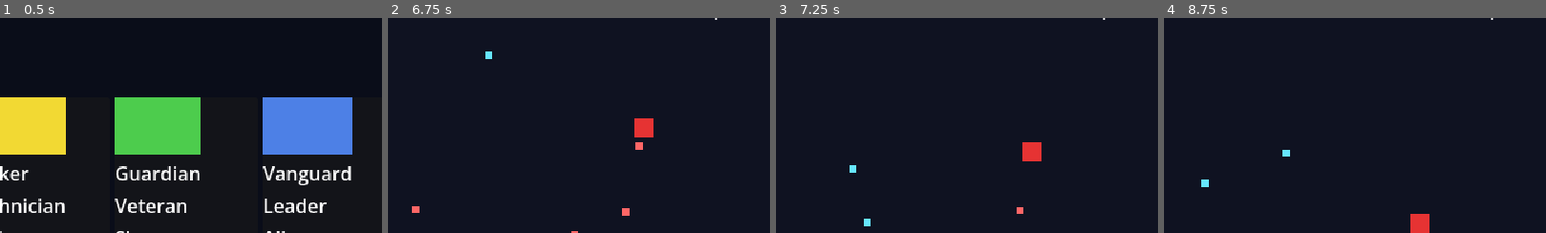
Above: before the commit, frames 1-4 (left to right).
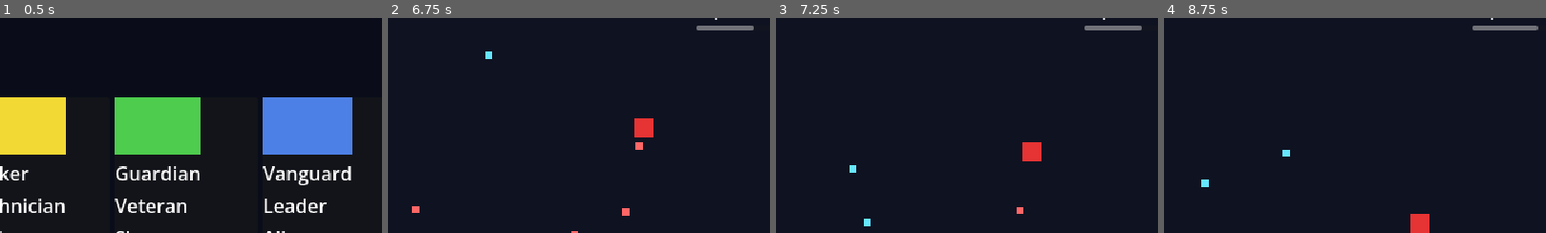
Above: after the commit, the same moments.

Repository: Funfetsunk/terra-intercept
Game: Godot game, scene res://scenes/menus/ship_select.tscn
Same seed, same stepped clock (60 frames per second), same inputs: the game is played once before the commit and once after it.
Inputs (mouse positions are % of the whole screen's width and height, from its top left):
- Up to frame 1 (0.5 s): no input
- Up to frame 2 (6.75 s): click (21, 58) at 0.5 s; tap Enter (ui_accept) at 1.25, 1.52, 4.52 s; move the mouse to (72, 45) at 1.27 s; hold D (p1_move_right) 1.28-2 s; click (72, 45) at 1.35 s; drag from (30, 55) to (65, 83) at 2.02 s; move the mouse to (60, 28) at 2.77 s; hold D (p1_move_right) 2.78-3.5 s; right-click (60, 28) at 2.85 s; drag from (45, 70) to (31, 27) at 3.52 s; move the mouse to (80, 65) at 4.27 s; hold A (p1_move_left) 4.28-5 s; tap Q (p1_squad_prev) at 4.35 s; drag from (20, 35) to (35, 25) at 5.02 s; move the mouse to (55, 50) at 5.77 s; hold S (p1_move_down) 5.78-6.5 s; hold Shift (p1_focus) 5.78-6.5 s; click (55, 50) at 5.92 s; drag from (35, 25) to (30, 55) at 6.52 s
- Up to frame 3 (7.25 s): no input
- Up to frame 4 (8.75 s): move the mouse to (72, 45) at 7.27 s; hold W (p1_move_up) 7.28-8 s; tap E (p1_squad_next) at 7.35 s; tap Enter (ui_accept) at 7.52 s; drag from (30, 55) to (69, 55) at 8.02 s
The pictures show only the part of the screen within x 35-85%, y 15-65%; the shares and areas given below are measured in that part.

Frame 1 is identical in both runs. In frame 2, 0.3% of the frame differs, in the area x 80-96%, y 3-6%; in frame 3, 0.3%; in frame 4, 0.4%, in the area x 80-98%, y 3-6%.

Commit message:
Show special charge progress sliver in HUD
The special had no time-based cooldown at all -- pressing it while at
0 charges silently did nothing, which read as inconsistent since
nothing on screen showed how close the next charge was. PlayerShip
now emits special_progress_changed with the fractional 0-1 progress
toward the next charge, and the HUD renders it as a thin ProgressBar
under the charge count.

Co-Authored-By: Claude Sonnet 5 <noreply@anthropic.com>
Claude-Session: https://claude.ai/code/session_01Nh3aPMJzmkSArqwMqRdZHh

Diff:
--- a/scenes/hud/hud.gd
+++ b/scenes/hud/hud.gd
@@ -5,6 +5,7 @@
 @onready var _hull_bar: ProgressBar = $HUDRoot/LeftPanel/HullBar
 @onready var _focus_bar: ProgressBar = $HUDRoot/LeftPanel/FocusBar
 @onready var _special_label: Label = $HUDRoot/RightPanel/SpecialChargesLabel
+@onready var _special_progress_bar: ProgressBar = $HUDRoot/RightPanel/SpecialProgressBar
 @onready var _squad_label: Label = $HUDRoot/RightPanel/SquadLabel
 
 var _game_state: Node = null
@@ -14,6 +15,7 @@
 	player.hull_changed.connect(_on_hull_changed)
 	player.focus_changed.connect(_on_focus_changed)
 	player.special_charges_changed.connect(_on_special_changed)
+	player.special_progress_changed.connect(_on_special_progress_changed)
 	player.squad_selection_changed.connect(_on_squad_selection_changed)
 	if player.has_method("get_armed_squad_ship"):
 		var armed: ShipData = player.get_armed_squad_ship()
@@ -38,6 +40,9 @@
 func _on_special_changed(current: int, max_value: int) -> void:
 	_special_label.text = "Special: %d/%d" % [current, max_value]
 
+func _on_special_progress_changed(progress: float) -> void:
+	_special_progress_bar.value = progress
+
 func _on_squad_selection_changed(ship: ShipData) -> void:
 	_squad_label.text = "Squad: %s" % ship.ship_name
 
--- a/scenes/hud/hud.tscn
+++ b/scenes/hud/hud.tscn
@@ -52,3 +52,9 @@
 [node name="SquadLabel" type="Label" parent="HUDRoot/RightPanel" unique_id=1090562693]
 layout_mode = 2
 text = "Squad: -"
+
+[node name="SpecialProgressBar" type="ProgressBar" parent="HUDRoot/RightPanel" unique_id=1044090549]
+custom_minimum_size = Vector2(120, 4)
+layout_mode = 2
+max_value = 1.0
+show_percentage = false
--- a/scenes/player/player_ship.gd
+++ b/scenes/player/player_ship.gd
@@ -5,6 +5,7 @@
 signal hull_depleted
 signal focus_changed(current: float, max_value: float)
 signal special_charges_changed(current: int, max_value: int)
+signal special_progress_changed(progress: float)
 signal special_fired
 signal respawned
 signal squad_selection_changed(ship: ShipData)
@@ -48,6 +49,7 @@
 	hull_changed.emit(hull_current, data.hull_max)
 	focus_changed.emit(_focus_meter, data.focus_meter_max)
 	special_charges_changed.emit(special_charges, data.special_charge_max)
+	special_progress_changed.emit(_special_progress)
 	_squad = _game_state.ship_roster.filter(func(s: ShipData) -> bool: return s != data)
 	if _squad.is_empty():
 		_squad = [data]
@@ -169,6 +171,7 @@
 		gained = true
 	if gained:
 		special_charges_changed.emit(special_charges, data.special_charge_max)
+	special_progress_changed.emit(_special_progress)
 
 func _try_fire_special() -> void:
 	if special_charges <= 0 or _squad.is_empty():
